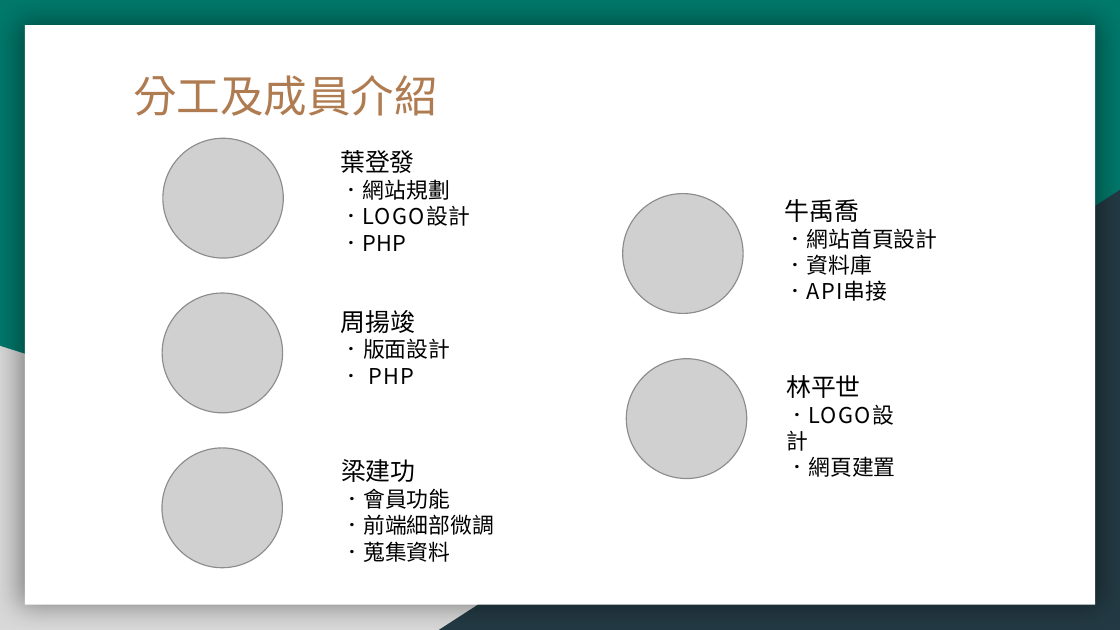
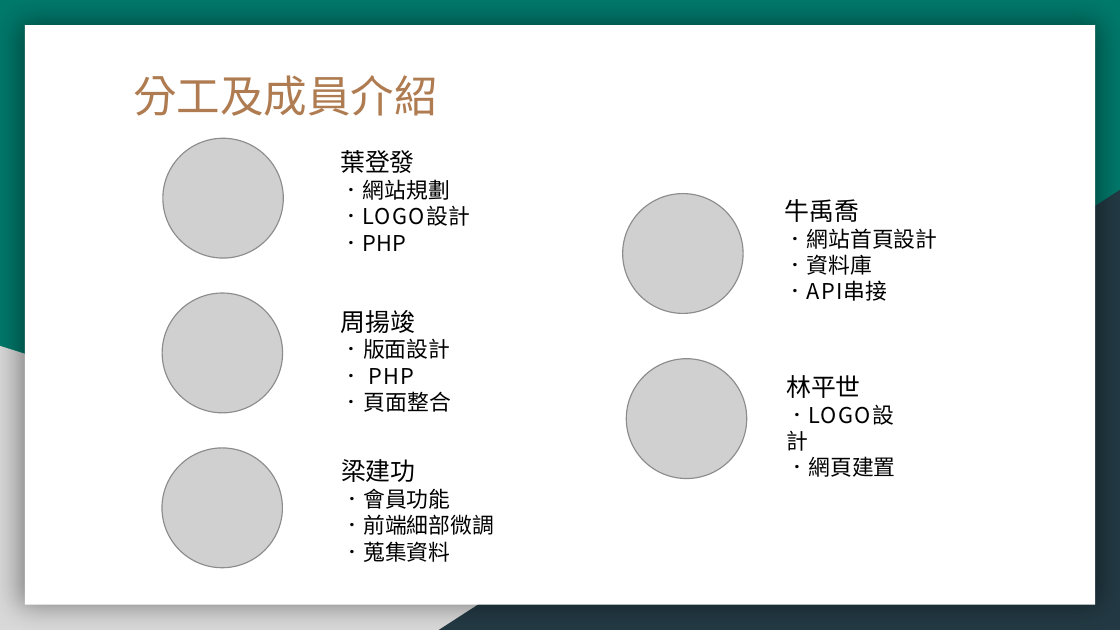
Before and after one commit to Yuchiaoniu/wandering, a slide deck: slide 2 of 葉登發/第四組 浪跡天涯 .pptx. Drawn at 1120x630 pixels with LibreOffice and Linux fonts; fonts in the diff are those of the drawing; grey boxes stand for pictures. Boxes give left, top, right and bottom in pixels: in the first picture for what was removed or moved away, otherwise in the second. Text is boxed around its words. In the diff, an @@ line names an element or a change of style, - is before the commit and + after.

```diff
--- a/葉登發/第四組 浪跡天涯 .pptx
+++ b/葉登發/第四組 浪跡天涯 .pptx
@@ text at (341, 391, 451, 412): paragraph added @@
+．頁面整合
```
Also in this commit, not shown: 4 other slides changed, 2 slides added.
